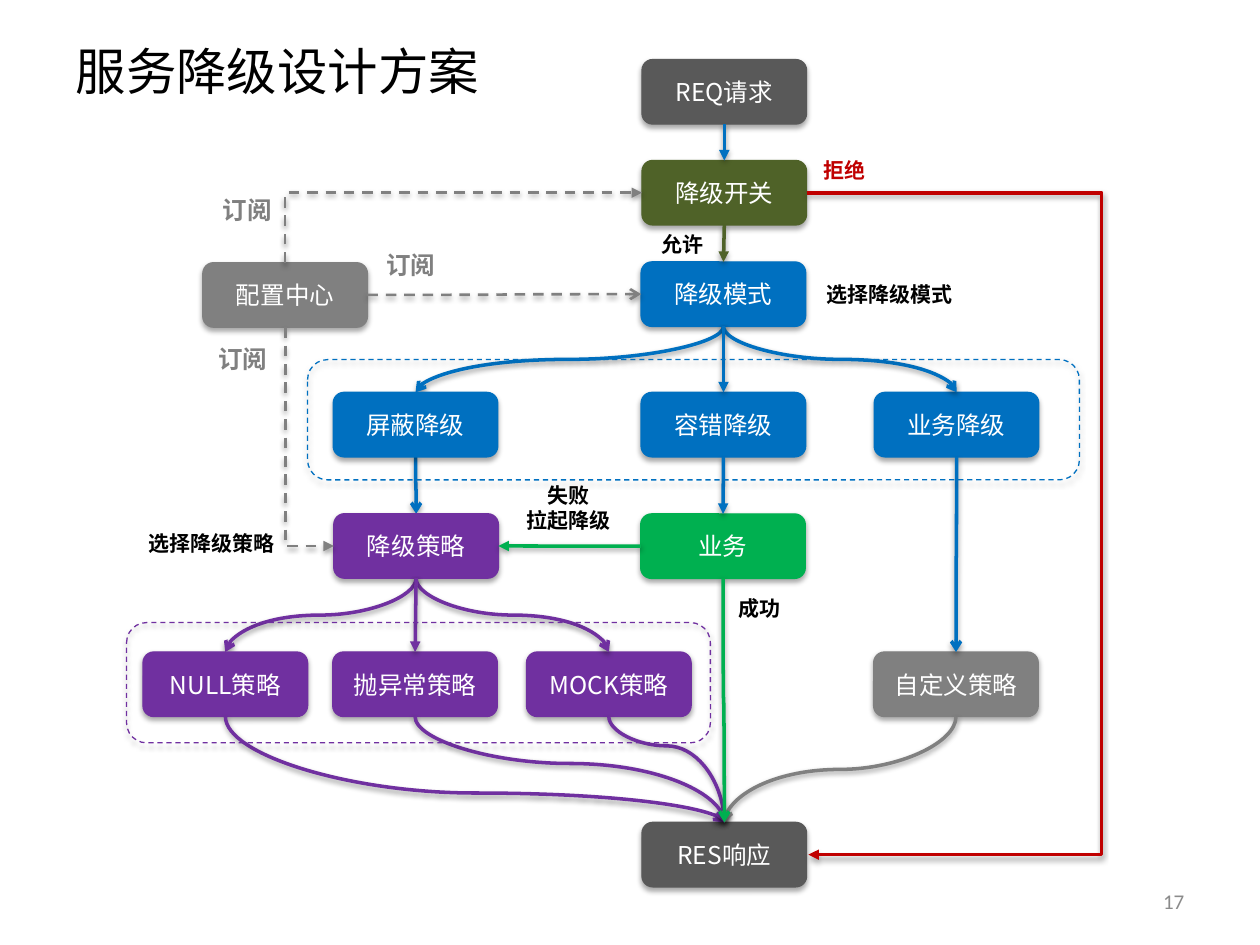
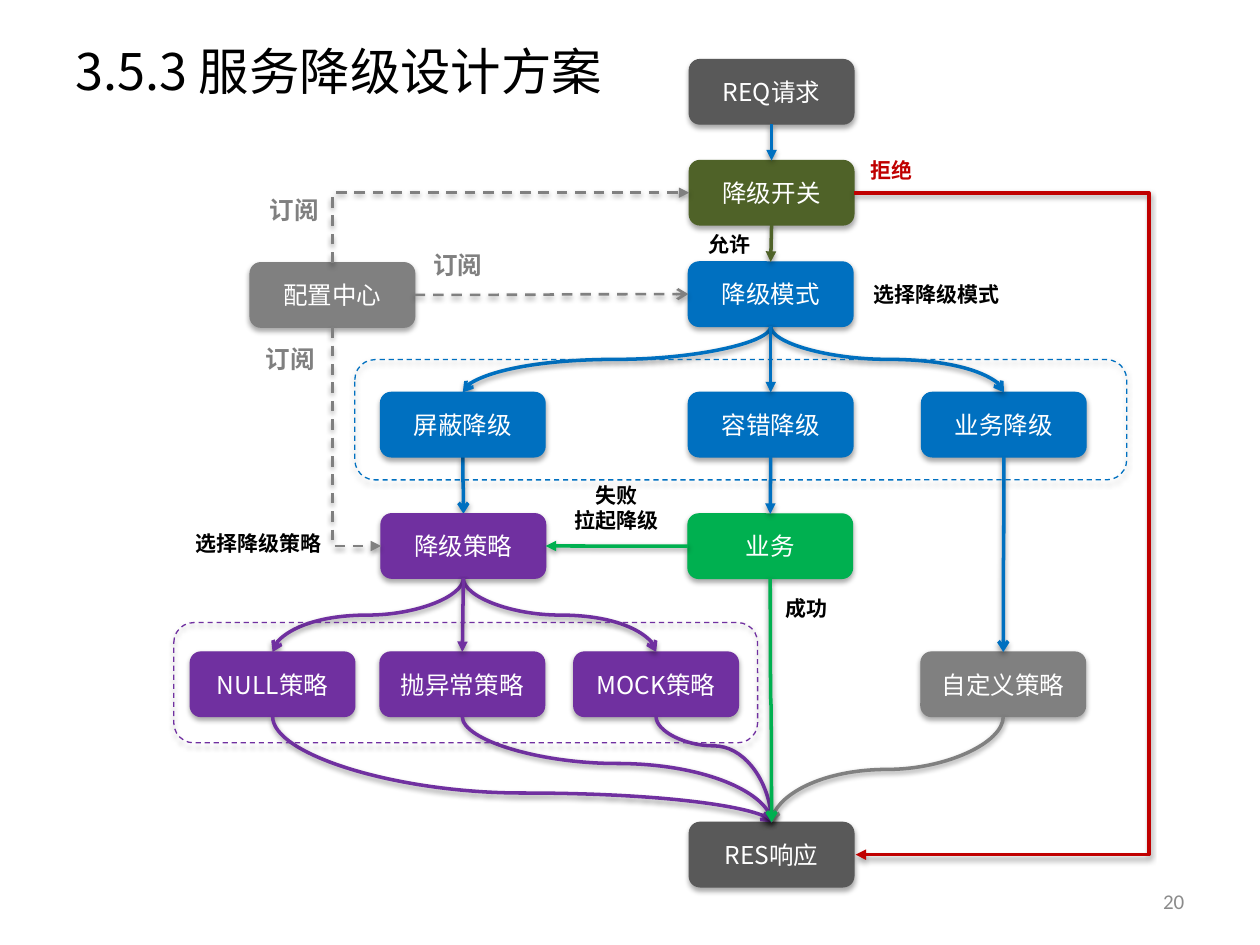
Before and after one commit to yessur3808/neural, a slide deck: slide 20 of docs/Neural_设计方案_V1.3.pptx (slide 17 before the commit). Drawn at 1260x945 pixels with LibreOffice and Linux fonts; fonts in the diff are those of the drawing. Boxes give left, top, right and bottom in pixels: in the first picture for what was removed or moved away, otherwise in the second. Text is boxed around its words. In the diff, an @@ line names an element or a change of style, - is before the commit and + after.

Commit message:
设计方案

```diff
--- a/docs/Neural_设计方案_V1.3.pptx
+++ b/docs/Neural_设计方案_V1.3.pptx
@@ title at <box>76,47,602,94</box>: text changed @@
-服务降级设计方案
+3.5.3 服务降级设计方案
@@ 5 texts, 5 rounded rectangles, 3 elbow arrows, 2 curved arrows, 2 arrows: place and size @@
-5 texts, 5 rounded rectangles, 3 elbow arrows, 2 curved arrows, 2 arrows at <box>126,193,1104,854</box>
+5 texts, 5 rounded rectangles, 3 elbow arrows, 2 curved arrows, 2 arrows at <box>174,193,1152,854</box>
@@ 11 rounded rectangles, 10 curved arrows, 4 texts, 4 arrows: place and size @@
-11 rounded rectangles, 10 curved arrows, 4 texts, 4 arrows at <box>144,59,1040,887</box>
+11 rounded rectangles, 10 curved arrows, 4 texts, 4 arrows at <box>190,59,1086,887</box>
@@ page number at <box>1163,895,1184,909</box>: text changed @@
-17
+20
```
Also in this commit, not shown: 16 other slides changed, 9 slides added, 1 slide removed.
